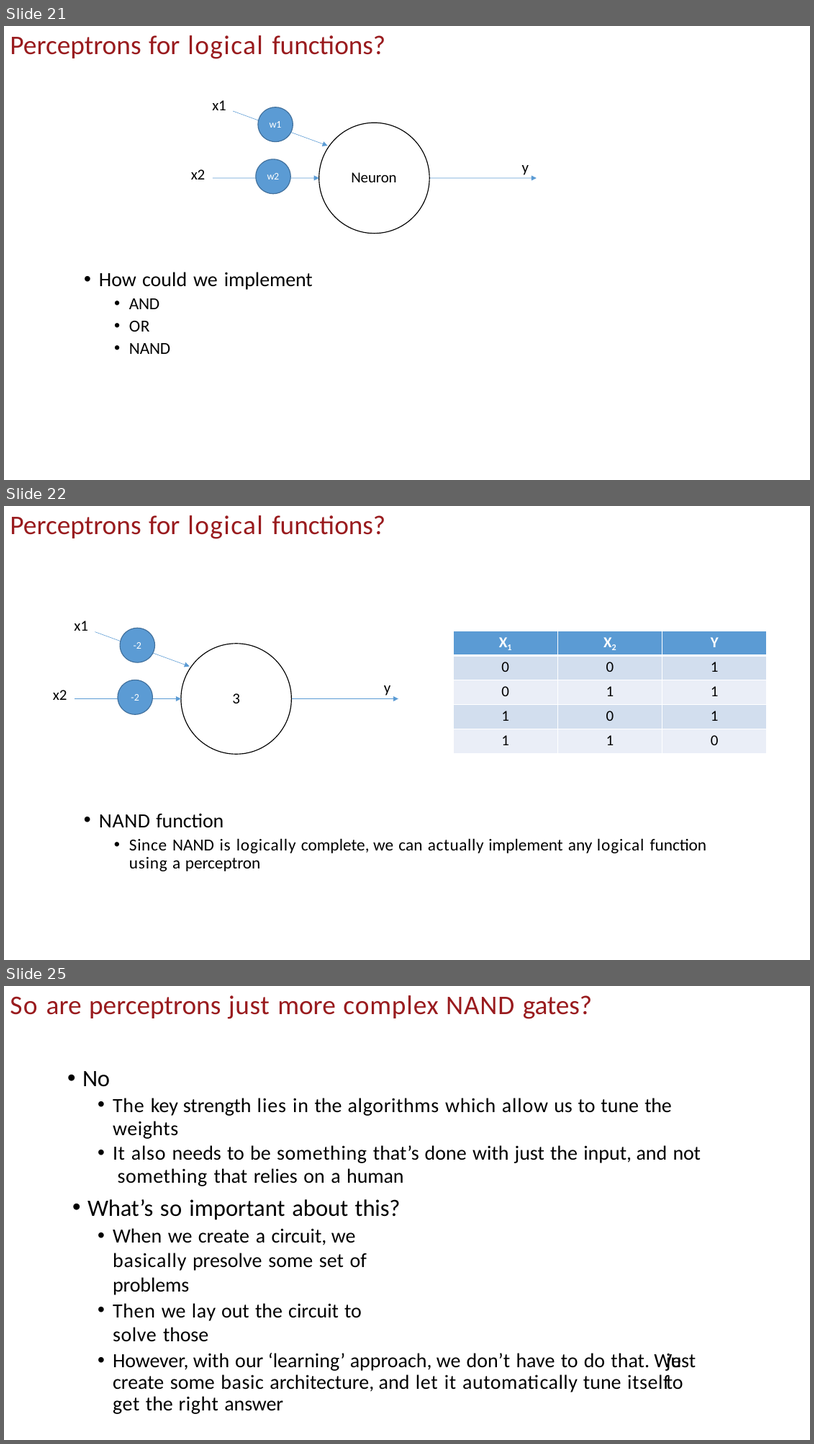
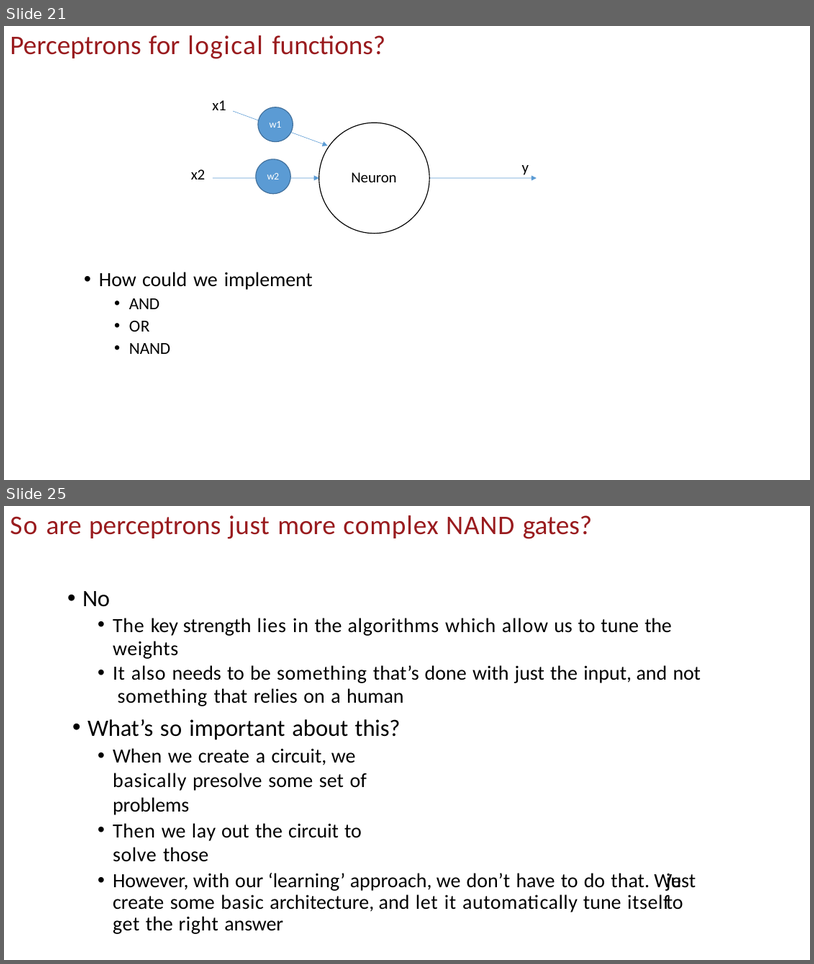
Before and after one commit to uscee105/ee105, a slide deck: assets/module-4-ml/mod-4-lecture-19-20-nn.pptx. Shown one above the other, each under a label of ours: slides 21, 22 and 25 before the commit, slides 21 and 25 after it; the slides between them are not shown. The pictures are 814x1444 and 814x964 pixels, drawn with LibreOffice and Linux fonts; fonts in the diff are those of the drawing; background and template pictures are left out. Boxes give left, top, right and bottom in pixels: in the first picture for what was removed or moved away, otherwise in the second. Text is boxed around its words. In the diff, an @@ line names an element or a change of style, - is before the commit and + after.

```diff
--- a/assets/module-4-ml/mod-4-lecture-19-20-nn.pptx
+++ b/assets/module-4-ml/mod-4-lecture-19-20-nn.pptx
@@ slide 22 removed at [4, 506, 810, 960], background #FFFFFF @@
@@ title removed at [10, 515, 386, 539] @@
-Perceptrons for logical functions?
@@ text removed at [74, 620, 88, 631] @@
-x1
@@ freeform shape removed at [75, 632, 399, 701] @@
@@ freeform shape removed at [120, 628, 155, 663] @@
@@ freeform shape removed at [120, 628, 155, 663] @@
@@ table removed at [453, 631, 767, 753], 5 rows, 3 columns @@
-X1 | X2 | Y
-0 | 0 | 1
-0 | 1 | 1
-1 | 0 | 1
-1 | 1 | 0
@@ text removed at [134, 642, 142, 649] @@
--2
@@ freeform shape removed at [181, 644, 292, 754] @@
@@ text removed at [53, 690, 67, 700] @@
-x2
@@ freeform shape removed at [118, 680, 153, 714] @@
@@ freeform shape removed at [118, 680, 153, 714] @@
@@ text removed at [131, 694, 139, 700] @@
--2
@@ text removed at [232, 693, 240, 703] @@
-3
@@ text removed at [384, 685, 391, 695] @@
-y
@@ text removed at [99, 813, 707, 871] @@
-• NAND function
-  • Since NAND is logically complete, we can actually implement any logical function using a perceptron
```
Also in this commit, not shown: 3 slides changed, 4 slides added, 8 other slides removed, 7 other files.
